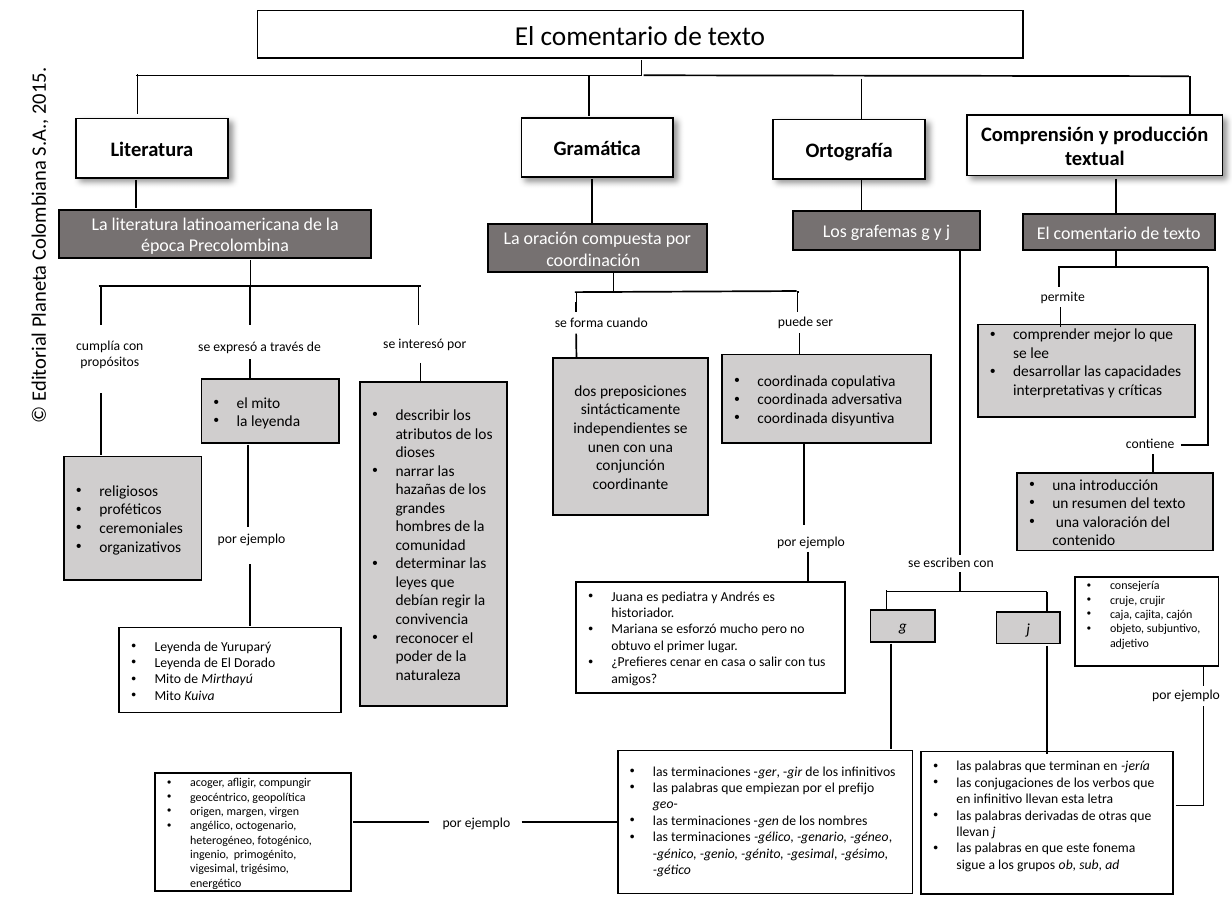
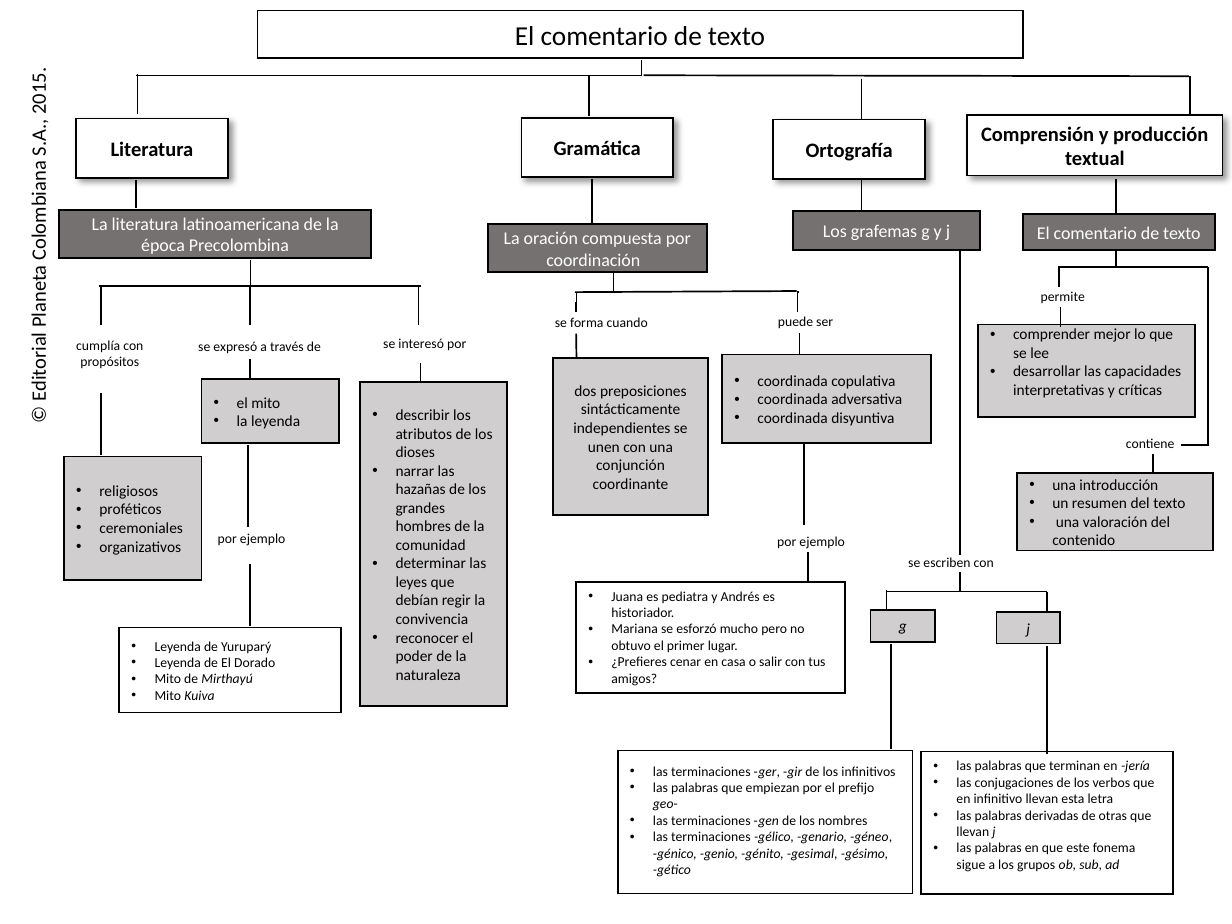
Before and after one commit to AulaPlanetaColombia/Lenguaje, a slide deck: slide 1 of fuentes/contenidos/grado09/guion01/MapaConceptual_LE_09_01_CO.pptx. Drawn at 1232x924 pixels with LibreOffice and Linux fonts; fonts in the diff are those of the drawing; background and template pictures are left out. Boxes give left, top, right and bottom in pixels: in the first picture for what was removed or moved away, otherwise in the second. Text is boxed around its words. In the diff, an @@ line names an element or a change of style, - is before the commit and + after.

```diff
--- a/fuentes/contenidos/grado09/guion01/MapaConceptual_LE_09_01_CO.pptx
+++ b/fuentes/contenidos/grado09/guion01/MapaConceptual_LE_09_01_CO.pptx
@@ rectangle removed at (1074, 578, 1218, 667) @@
-• consejería
-• cruje, crujir
-• caja, cajita, cajón
-• objeto, subjuntivo, adjetivo
@@ text removed at (1152, 689, 1219, 702) @@
-por ejemplo
@@ elbow line removed from (1204, 665) to (1204, 685) @@
@@ line removed from (1204, 806) to (1204, 706) @@
@@ rectangle removed at (155, 772, 351, 891) @@
-• acoger, afligir, compungir
-• geocéntrico, geopolítica
-• origen, margen, virgen
-• angélico, octogenario, heterogéneo, fotogénico, ingenio, primogénito, vigesimal, trigésimo, energético
@@ line removed from (1175, 806) to (1204, 806) @@
@@ line removed from (429, 822) to (352, 822) @@
@@ text removed at (443, 817, 510, 830) @@
-por ejemplo
@@ line removed from (521, 822) to (617, 822) @@
```
Also in this commit, not shown: 2 other files.
